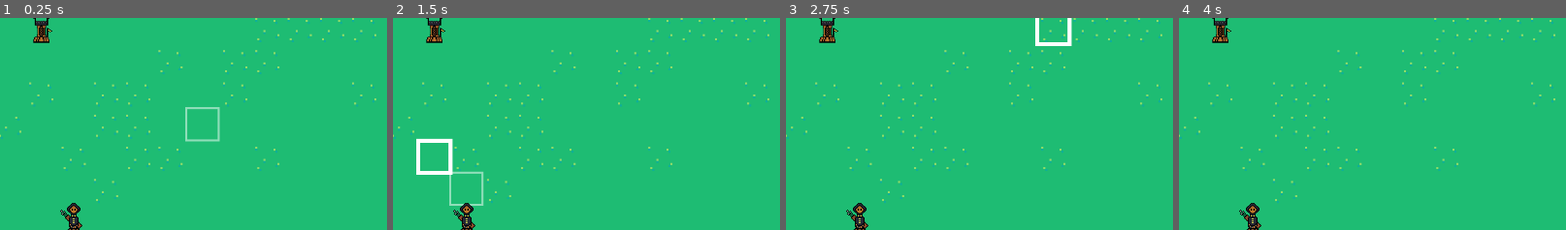
Above: before the commit, frames 1-4 (left to right).
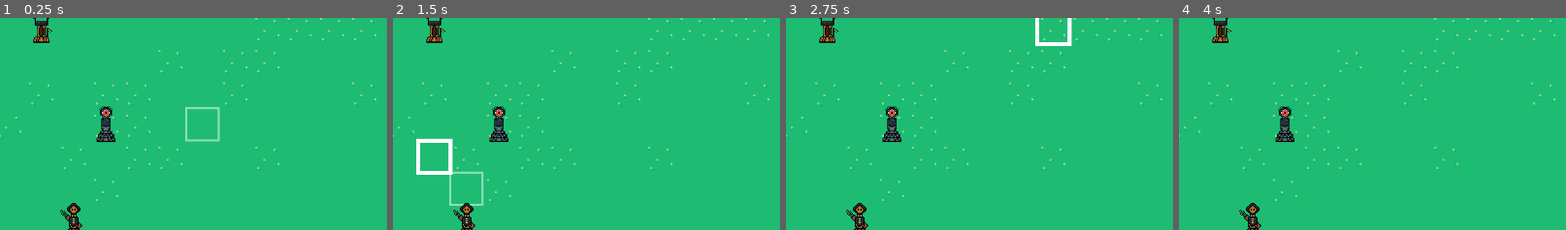
Above: after the commit, the same moments.

Repository: mjura1/gamejam-2025
Game: Godot game, scene res://Scenes/node.tscn
The game is run twice, just before and just after one commit, with the same random seed, the same clock (stepped at 60 frames per second) and the same inputs.
Inputs (mouse positions are % of the whole screen's width and height, from its top left):
- Up to frame 1 (0.25 s): no input
- Up to frame 2 (1.5 s): tap Enter at 0.5 s; move the mouse to (72, 46) at 0.52 s; click (72, 46) at 0.67 s; tap Space at 1.25 s; drag from (30, 56) to (45, 72) at 1.27 s
- Up to frame 3 (2.75 s): tap Enter at 2 s; move the mouse to (60, 29) at 2.02 s; click (60, 29) at 2.17 s
- Up to frame 4 (4 s): tap Space at 2.75 s; drag from (45, 72) to (20, 36) at 2.77 s; tap Enter at 3.5 s; move the mouse to (80, 66) at 3.52 s; click (80, 66) at 3.67 s
The pictures show only the part of the screen within x 26-76%, y 24-74%; the shares and areas given below are measured in that part.

The runs differ from the first frame. In frame 1, 0.5% of the frame differs, in the area x 24-30%, y 41-59%; in frame 2, 0.5%; in frame 3, 0.5%; in frame 4, 0.5%.

Commit message:
Death works
added basic enemy bishop, confirmed death works, changed so that when selected character moves onto tile w enemy, red color

Diff:
--- /dev/null
+++ b/team-berry-game/Scenes/CharacterPiecesNodes/Enemy/enemy_bishop.tscn
@@ -0,0 +1,12 @@
+[gd_scene load_steps=3 format=3 uid="uid://v5hjm232cawo"]
+
+[ext_resource type="PackedScene" uid="uid://bbanbdmqj5fw8" path="res://Scenes/CharacterPiecesNodes/base_character.tscn" id="1_1gt11"]
+[ext_resource type="Texture2D" uid="uid://56d17a7e0a8n" path="res://Assets/Sprites/enemy_bishop.png" id="2_x3ayq"]
+
+[node name="EnemyBishop" instance=ExtResource("1_1gt11")]
+scale = Vector2(0.1, 0.1)
+is_enemy = true
+
+[node name="Sprite2D" parent="." index="0"]
+scale = Vector2(0.6, 0.6)
+texture = ExtResource("2_x3ayq")
--- a/team-berry-game/Scenes/move_highlighter.gd
+++ b/team-berry-game/Scenes/move_highlighter.gd
@@ -7,6 +7,9 @@
 
 # Array veljavnih mrežnih pozicij (Vector2i), ki jih moramo narisati
 var valid_moves: Array[Vector2i] = []
+
+const MOVE_COLOR = Color(0.1, 0.9, 0.1, 0.6) # Svetla Zelena
+const CAPTURE_COLOR = Color(0.9, 0.1, 0.1, 0.6) # Svetla Rdeča
 
 func _ready():
 	# Preverite, ali je referenca pravilna, in pridobite velikost celice
@@ -33,11 +36,18 @@
 	for grid_pos in valid_moves:
 		var top_left = Vector2(grid_pos) * cell_size
 
-		# Barva za premikanje (prazno polje)
-		var draw_color = Color(0, 0.8, 0.2, 0.3)
+		# 1. Privzeta barva: Zelena (premik)
+		var draw_color = MOVE_COLOR
 
-		# OPOZORILO: Zaenkrat ne preverjamo, ali gre za napad ali premik,
-		# ker logika napada še ni popolnoma implementirana.
+		# 2. Preverjanje za ZAJETJE
+		var target_char = grid_manager.get_character_at(grid_pos)
+
+		# Če je na polju figura:
+		if target_char:
+			# Vse figure v 'valid_moves', ki so zasedene, so zagotovo SOVRAŽNIKI,
+			# ker je BaseCharacter.gd filtriral lastne figure.
+			draw_color = CAPTURE_COLOR # Rdeča
+
 		# Risanje polnila (fill)
 		draw_rect(
 			Rect2(top_left, cell_size),
--- a/team-berry-game/Scenes/node.tscn
+++ b/team-berry-game/Scenes/node.tscn
@@ -10,6 +10,7 @@
 [ext_resource type="PackedScene" uid="uid://c81pvaf1rewmd" path="res://Scenes/CharacterPiecesNodes/Ally/rook.tscn" id="8_3fd10"]
 [ext_resource type="PackedScene" uid="uid://xineak3b25qd" path="res://Scenes/CharacterPiecesNodes/Ally/pawn.tscn" id="9_63ye5"]
 [ext_resource type="Script" uid="uid://bo8wupstu0hfb" path="res://Scenes/move_highlighter.gd" id="10_6e2d7"]
+[ext_resource type="PackedScene" uid="uid://v5hjm232cawo" path="res://Scenes/CharacterPiecesNodes/Enemy/enemy_bishop.tscn" id="11_tjbu5"]
 
 [sub_resource type="TileSetAtlasSource" id="TileSetAtlasSource_112p8"]
 texture = ExtResource("2_2itt3")
@@ -423,3 +424,6 @@
 
 [node name="MoveHighlighter" type="Node2D" parent="."]
 script = ExtResource("10_6e2d7")
+
+[node name="EnemyBishop" parent="." instance=ExtResource("11_tjbu5")]
+position = Vector2(156, 98)
--- a/team-berry-game/Scripts/TileMap/map_behaviour.gd
+++ b/team-berry-game/Scripts/TileMap/map_behaviour.gd
@@ -5,71 +5,89 @@
 @onready var tile_map = get_node("/root/Node/Map/TileMapLayer")
 @onready var move_highlighter = get_node("/root/Node/MoveHighlighter")
 
-var selected_character: Node = null  # trenutno izbrana figura
+var selected_character: Node = null # trenutno izbrana figura
 
-func _unhandled_input(event):
+func _input(event):
+	# Preverjanje dogodka klika miške (pravilno)
 	if not (event is InputEventMouseButton and event.pressed and event.button_index == MOUSE_BUTTON_LEFT):
 		return
+
+	# VSA NASLEDNJA KODA MORA BITI VREČANA V FUNKCIJO _input(event):
 
 	var clicked_grid = grid_manager.world_to_grid(get_global_mouse_position())
 	var used_rect = tile_map.get_used_rect()
 
 	tile_selector.select_tile(clicked_grid)
 
+	# KLJUČNI POPRAVEK: Ta vrstica je sedaj ZNOTRAJ _input()
 	var clicked_character = grid_manager.get_character_at(clicked_grid)
 
-	# 1. LOGIKA IZBIRE/ODIZBIRE
+	# 1. GLAVNA LOGIKA KLIKA NA FIGURO (IZBIRA ALI ZAJETJE)
 	if clicked_character:
-		# Clicking the same character → deselect
-		if selected_character == clicked_character:
-			selected_character.selected = false
-			selected_character = null
-			move_highlighter.clear_moves() # Počisti poudarek
-			return
+		# A. ČE JE ŽE KAJ IZBRANO (IMAMO selected_character)
+		if selected_character:
 
-		# Switching characters
-		if selected_character:
-			selected_character.selected = false
+			# 1. Ali je klik na SOVRAŽNIKA? (Akcija Zajetja)
+			# Preverimo, ali je tarča sovražnik IN ali je ta tarča veljavna poteza za že izbrano figuro.
+			if clicked_character.is_enemy != selected_character.is_enemy and \
+				selected_character.calculate_valid_targets().has(clicked_grid):
 
+				# --- AKCIJA ZAJETJA (CAPTURE) ---
+				selected_character.capture(clicked_character)
+
+				# Po akciji počistimo
+				selected_character.selected = false
+				selected_character = null
+				move_highlighter.clear_moves()
+				get_viewport().set_input_as_handled()
+				return # KONEC: Zajetje je končano
+
+			# 2. Ali je klik na ISTO figuro? (Odizbira)
+			if selected_character == clicked_character:
+				selected_character.selected = false
+				selected_character = null
+				move_highlighter.clear_moves()
+				get_viewport().set_input_as_handled()
+				return
+
+			# 3. Ali je klik na PRIJATELJA? (Preklop na novo izbiro)
+			if clicked_character.is_enemy == selected_character.is_enemy:
+				selected_character.selected = false # Odizberemo starega
+				# Nadaljujemo s kodo spodaj, da izberemo novega
+
+
+		# B. NOVA IZBIRA (Ne glede na to, ali je bil prejšnji preklop ali prazno)
+
+		# Nastavimo novo figuro za selected_character
 		selected_character = clicked_character
 		selected_character.selected = true
 
-		# Prikaz veljavnih potez
+		# Prikaz veljavnih potez (za novo izbrano figuro)
 		var valid_moves = selected_character.calculate_valid_targets()
 		move_highlighter.show_moves(valid_moves)
+		get_viewport().set_input_as_handled()
 		return
 
 
-	# 2. LOGIKA AKCIJE (PREMIK ALI ZAJETJE)
-	# Izvede se, če je figura izbrana in je klik znotraj mej mreže.
+	# 2. LOGIKA AKCIJE (PREMIK)
+	# Če je selected_character izbran in kliknemo na prazno polje:
 	if selected_character and grid_manager.is_inside_boundary(clicked_grid, used_rect):
 
 		var valid_targets = selected_character.calculate_valid_targets()
 
-		# Preverimo, ali je ciljno polje sploh veljavno
 		if valid_targets.has(clicked_grid):
 
 			var target_on_tile = grid_manager.get_character_at(clicked_grid)
 
-			if target_on_tile:
-				# --- AKCIJA ZAJETJA (CAPTURE) ---
-				# Če je polje zasedeno, je to zajetje (preverjanje sovražnika je nujno)
-				if target_on_tile.is_enemy != selected_character.is_enemy:
+			if not target_on_tile: # Samo če je polje prazno
+				# --- AKCIJA PREMIKA (MOVE) ---
+				if selected_character.try_move(clicked_grid):
+					print("Premik na: {}".format([clicked_grid]))
 
-					selected_character.capture(target_on_tile) # <--- ZAJETJE
-
-					# PO AKCIJI: Zaključimo potezo in odizberemo figuro
 					selected_character.selected = false
 					selected_character = null
 					move_highlighter.clear_moves()
+					get_viewport().set_input_as_handled()
+					return
 
-			else:
-				# --- AKCIJA PREMIKA (MOVE) ---
-				# Polje je prazno -> Premik
-				if selected_character.try_move(clicked_grid):
-					print("Premik na: {}".format([clicked_grid]))
-
-					# PO AKCIJI: Zaključimo potezo in odizberemo figuro
-					selected_character.selected = false
-					selected_character = null
-					move_highlighter.clear_moves()
+	# Konec funkcije _input(event)
Not shown: 1 places in team-berry-game/Scenes/node.tscn that only renumber resources
